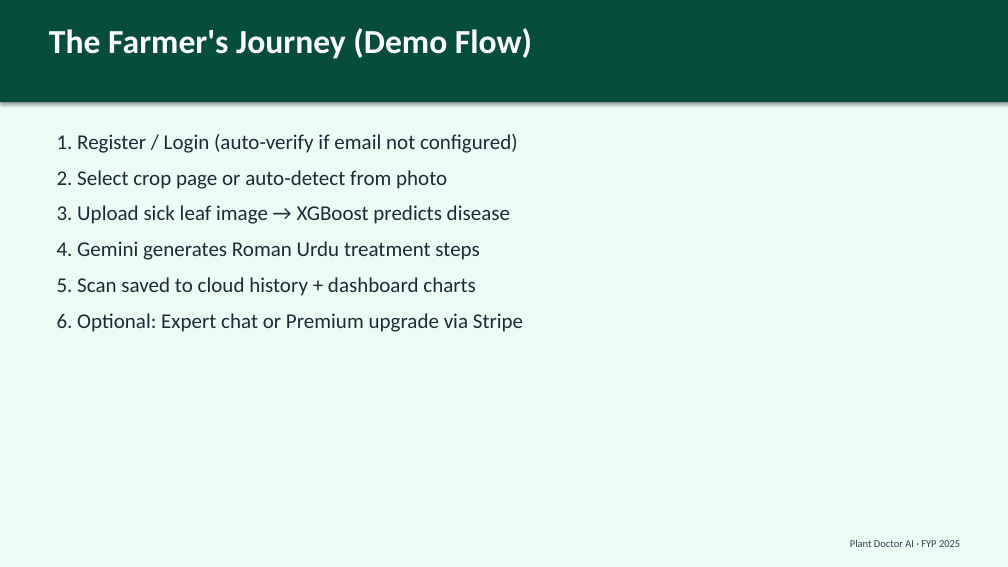
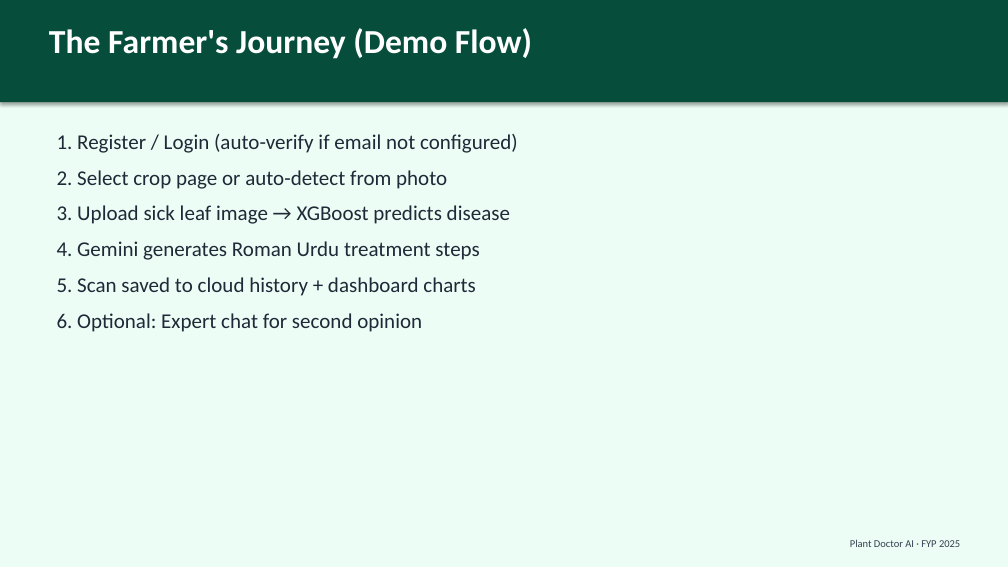
Before and after one commit to SaqlainKhan-DataEngineer/Plant-Doctor-App, a slide deck: slide 16 of Plant_Doctor_AI_Presentation.pptx. Drawn at 1008x567 pixels with LibreOffice and Linux fonts; fonts in the diff are those of the drawing. Boxes give left, top, right and bottom in pixels: in the first picture for what was removed or moved away, otherwise in the second. Text is boxed around its words. In the diff, an @@ line names an element or a change of style, - is before the commit and + after.

```diff
--- a/Plant_Doctor_AI_Presentation.pptx
+++ b/Plant_Doctor_AI_Presentation.pptx
@@ text at [57, 313, 422, 332]: text changed @@
-6. Optional: Expert chat or Premium upgrade via Stripe
+6. Optional: Expert chat for second opinion
```
Also in this commit, not shown: 6 other slides changed, 1 slide removed, 8 other files.
